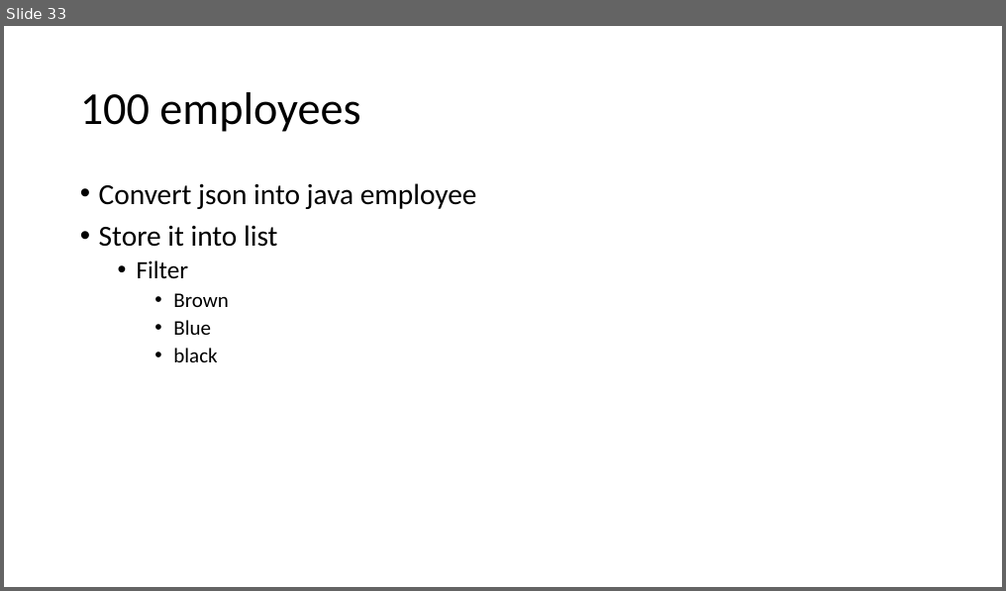
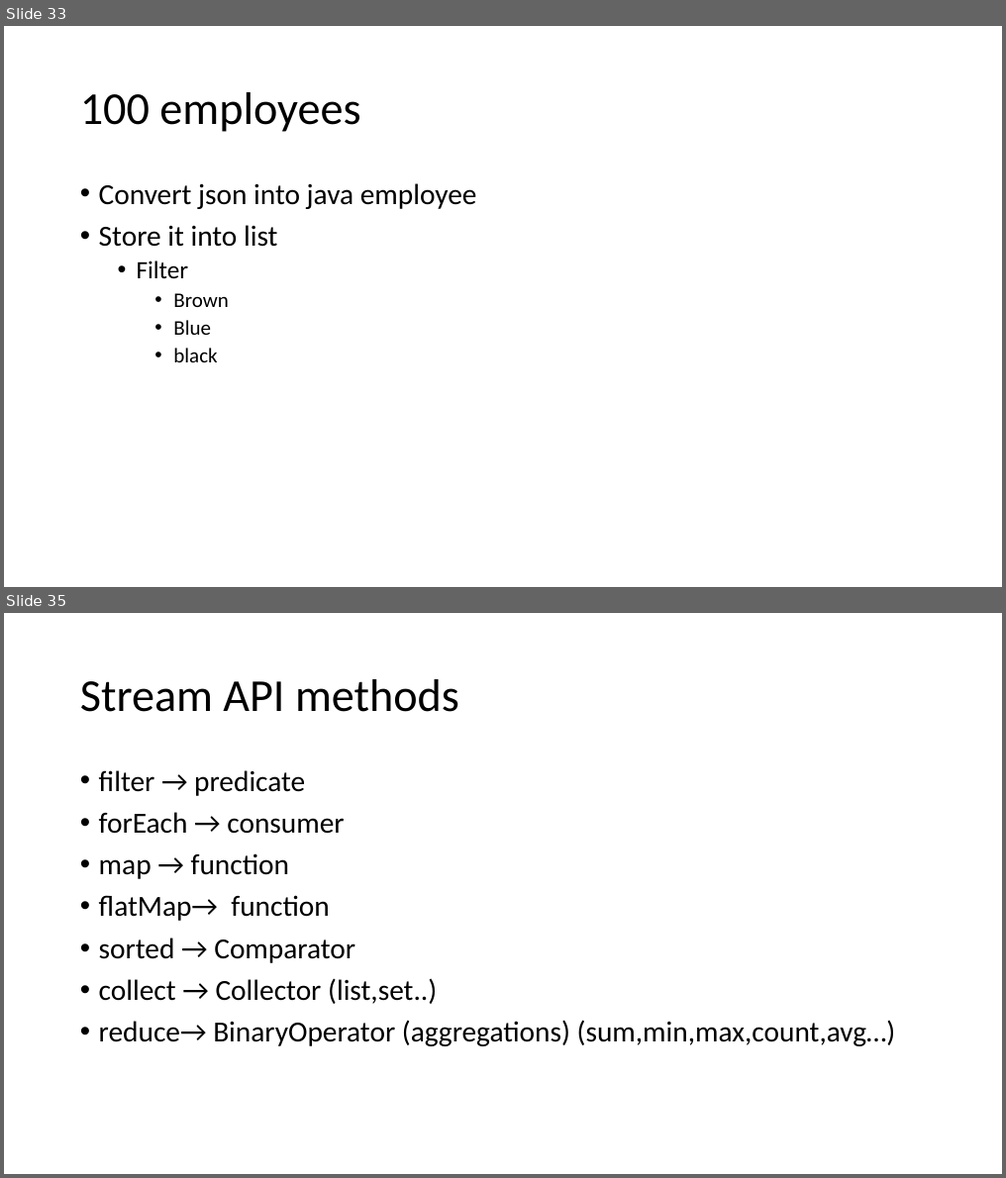
Before and after one commit to caprepo/java8, a slide deck: Java8.pptx. Shown one above the other, each under a label of ours: slide 33 before the commit, slides 33 and 35 after it; the slides between them are not shown. The pictures are 1006x591 and 1006x1178 pixels, drawn with LibreOffice and Linux fonts; fonts in the diff are those of the drawing. Boxes give left, top, right and bottom in pixels: in the first picture for what was removed or moved away, otherwise in the second. Text is boxed around its words. In the diff, an @@ line names an element or a change of style, - is before the commit and + after.

```diff
--- a/Java8.pptx
+++ b/Java8.pptx
@@ slide 35 added at bbox=[4, 613, 1002, 1174], background #FFFFFF @@
@@ title added at bbox=[80, 679, 459, 712], 44 pt, text #000000 @@
+Stream API methods
@@ text added at bbox=[99, 770, 896, 1047], 28 pt, text #000000 @@
+• filter → predicate
+• forEach → consumer
+• map → function
+• flatMap→ function
+• sorted → Comparator
+• collect → Collector (list,set..)
+• reduce→ BinaryOperator (aggregations) (sum,min,max,count,avg…)
```
Also in this commit, not shown: 1 slide changed, 11 other slides added, 1 other file.
